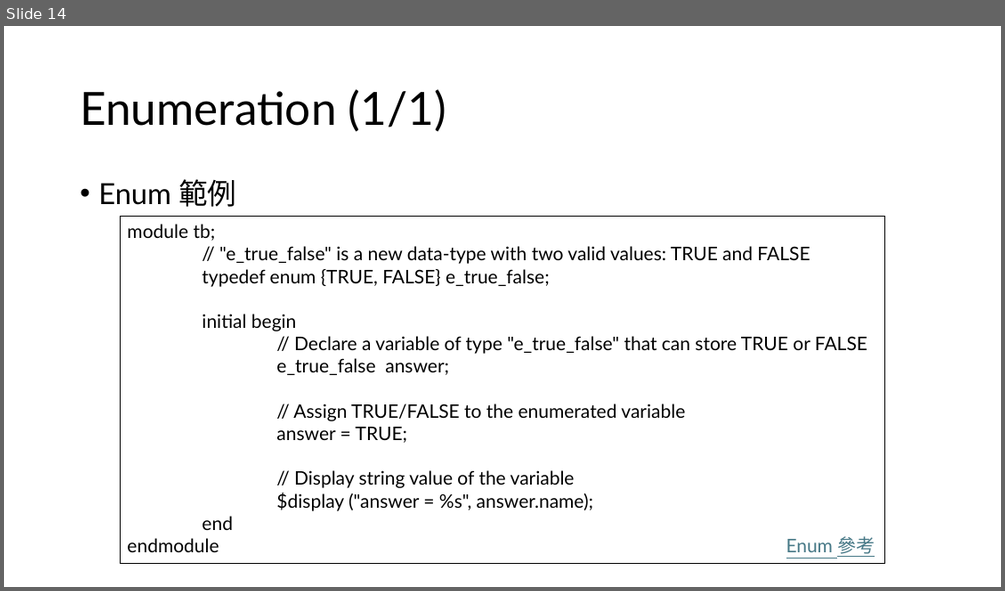
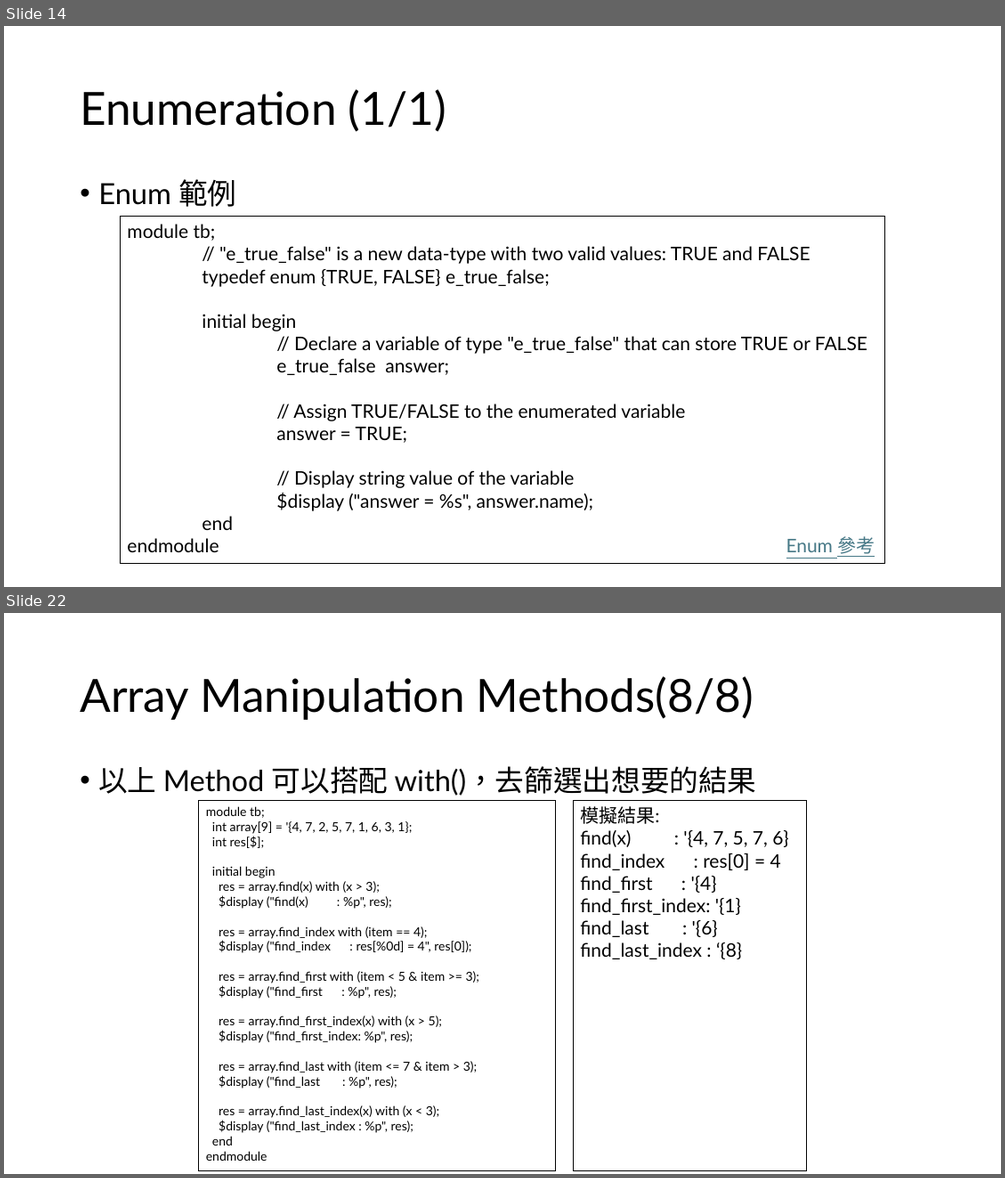
Before and after one commit to s9001055/DV_learning, a slide deck: systemverilog/SystemVerilog_語法學習.pptx. Shown one above the other, each under a label of ours: slide 14 before the commit, slides 14 and 22 after it; the slides between them are not shown. The pictures are 1005x591 and 1005x1178 pixels, drawn with LibreOffice and Linux fonts; fonts in the diff are those of the drawing. Boxes give left, top, right and bottom in pixels: in the first picture for what was removed or moved away, otherwise in the second. Text is boxed around its words. In the diff, an @@ line names an element or a change of style, - is before the commit and + after.

Commit message:
finish array part

```diff
--- a/systemverilog/SystemVerilog_語法學習.pptx
+++ b/systemverilog/SystemVerilog_語法學習.pptx
@@ slide 22 added at (x1=4, y1=613, x2=1001, y2=1174), background #FFFFFF @@
@@ title added at (x1=80, y1=676, x2=753, y2=720), 44 pt, text #000000 @@
+Array Manipulation Methods(8/8)
@@ text added at (x1=98, y1=766, x2=757, y2=795), 28 pt, text #000000 @@
+• 以上 Method 可以搭配 with()，去篩選出想要的結果
@@ rectangle added at (x1=198, y1=801, x2=555, y2=1171), outline #000000 0.75 pt, 12 pt, text #000000 @@
+module tb;
+int array[9] = '{4, 7, 2, 5, 7, 1, 6, 3, 1};
+int res[$];
+initial begin
+res = array.find(x) with (x > 3);
+$display ("find(x) : %p", res);
+res = array.find_index with (item == 4);
+$display ("find_index : res[%0d] = 4", res[0]);
+res = array.find_first with (item < 5 & item >= 3);
+$display ("find_first : %p", res);
+res = array.find_first_index(x) with (x > 5);
+$display ("find_first_index: %p", res);
+res = array.find_last with (item <= 7 & item > 3);
+$display ("find_last : %p", res);
+res = array.find_last_index(x) with (x < 3);
+$display ("find_last_index : %p", res);
+end
+endmodule
@@ rectangle added at (x1=573, y1=801, x2=807, y2=1171), outline #000000 0.75 pt, 18 pt, text #000000 @@
+模擬結果:
+find(x) : '{4, 7, 5, 7, 6}
+find_index : res[0] = 4
+find_first : '{4}
+find_first_index: '{1}
+find_last : '{6}
+find_last_index : ‘{8}
```
Also in this commit, not shown: 3 slides changed, 4 other slides added.
